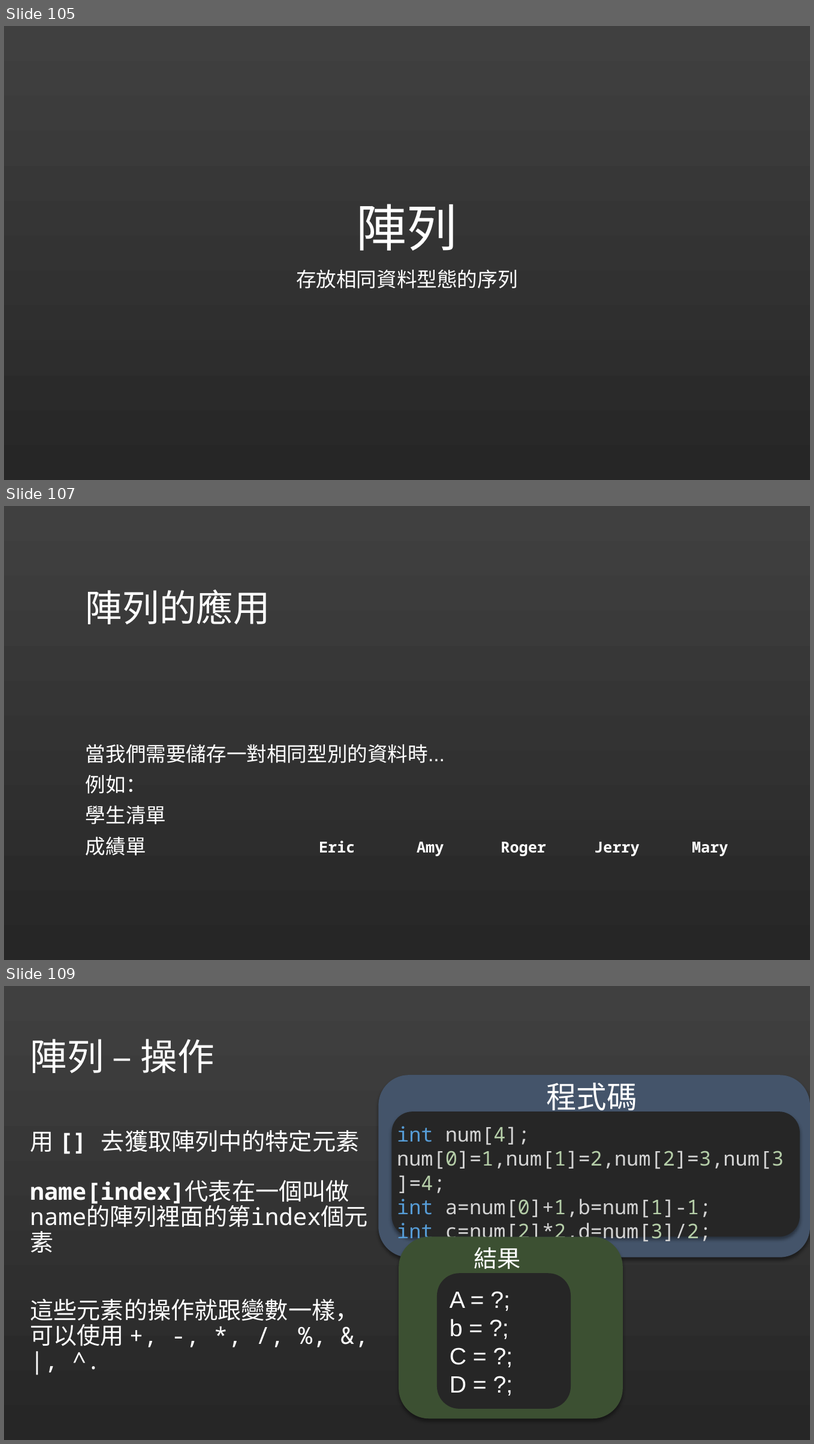
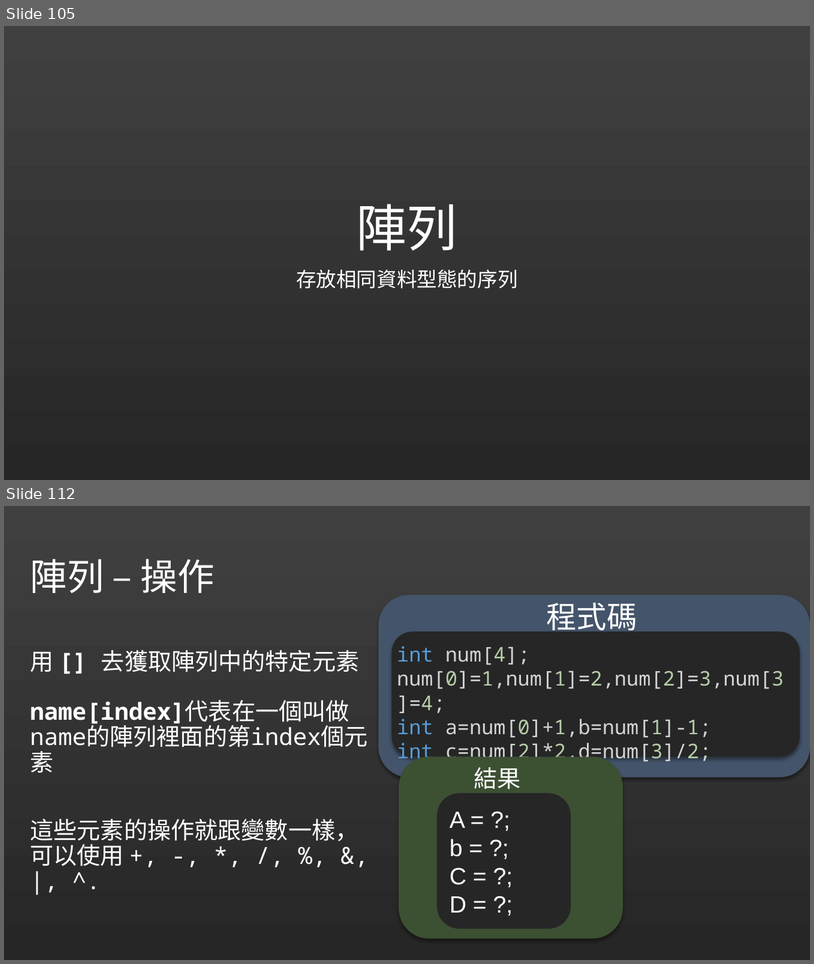
Before and after one commit to liuutin9/liuutin9.github.io, a slide deck: Shared-Files/電機營C語言Day2.pptx. Shown one above the other, each under a label of ours: slides 105, 107 and 109 before the commit, slides 105 and 112 after it; the slides between them are not shown. The pictures are 814x1444 and 814x964 pixels, drawn with LibreOffice and Linux fonts; fonts in the diff are those of the drawing. Boxes give left, top, right and bottom in pixels: in the first picture for what was removed or moved away, otherwise in the second. Text is boxed around its words. In the diff, an @@ line names an element or a change of style, - is before the commit and + after.

```diff
--- a/Shared-Files/電機營C語言Day2.pptx
+++ b/Shared-Files/電機營C語言Day2.pptx
@@ slide 107 removed at [4, 506, 810, 960], background gradient #404040 to #262626 @@
@@ title removed at [86, 589, 270, 624] @@
-陣列的應用
@@ text removed at [86, 744, 445, 855] @@
-當我們需要儲存一對相同型別的資料時...
-例如：
-學生清單
-成績單
@@ table removed at [291, 833, 756, 858], 1 rows, 5 columns @@
-Eric | Amy | Roger | Jerry | Mary
@@ what was slide 109 is now slide 112 @@
```
Also in this commit, not shown: 2 slides changed, 4 slides added.
